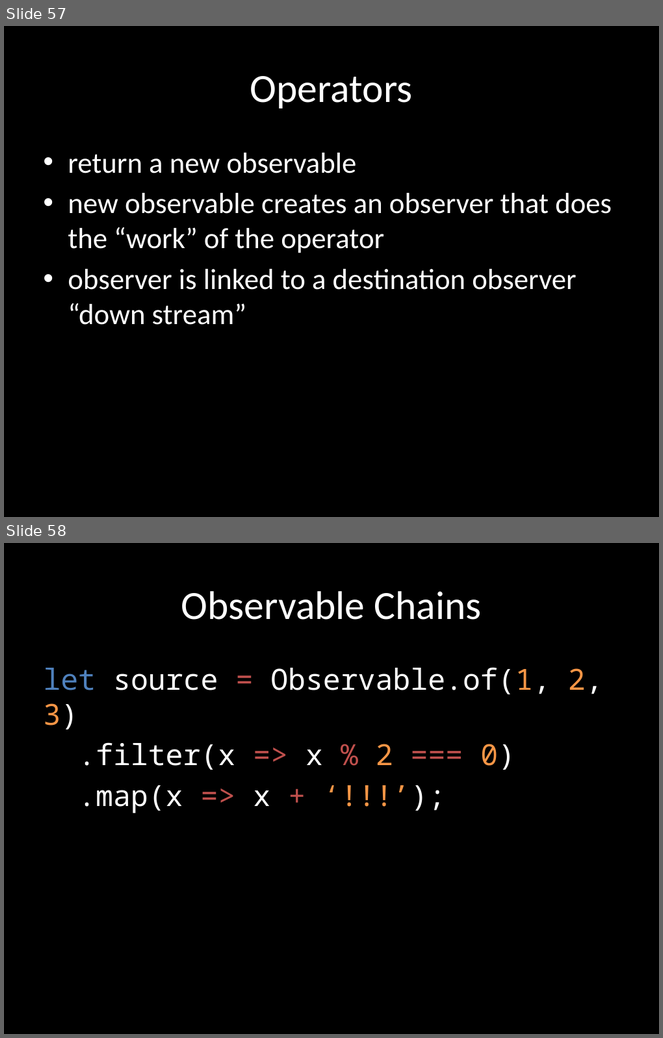
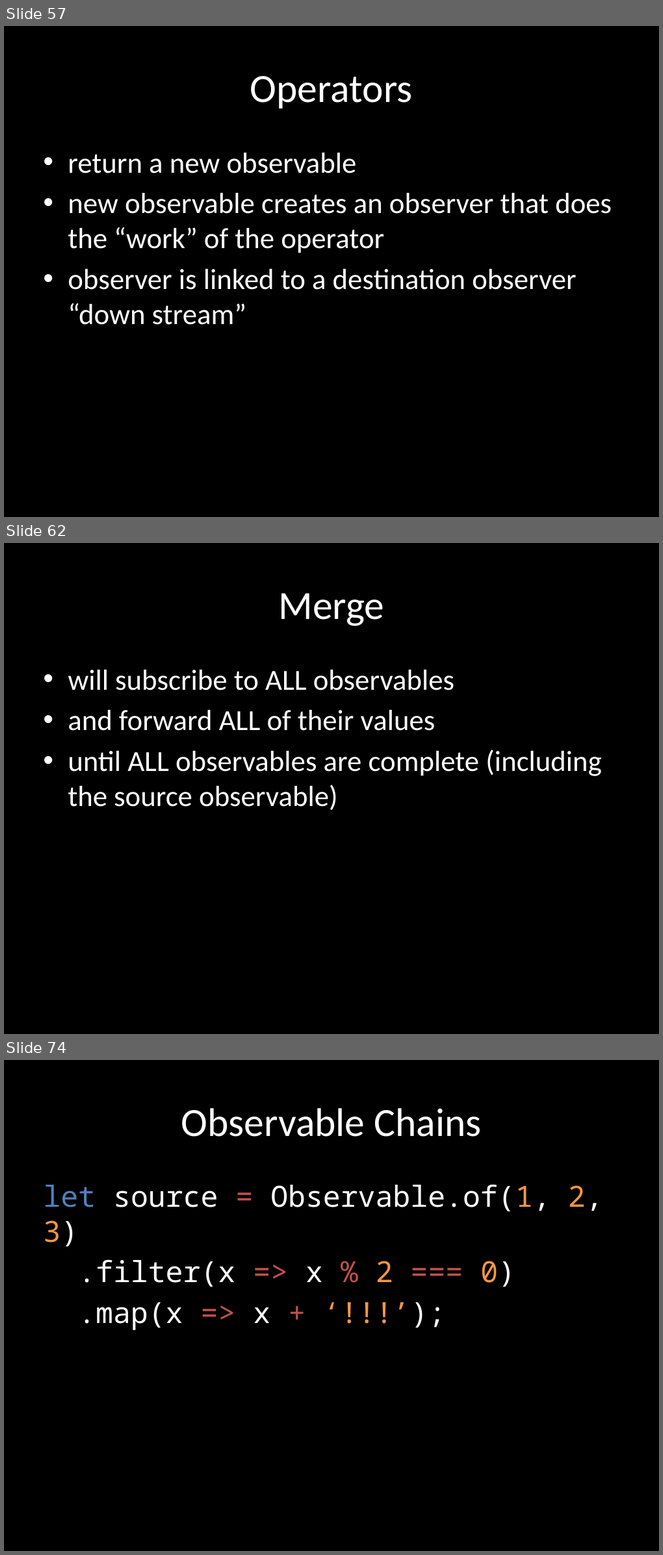
Before and after one commit to benlesh/rxjs-workshop-angular, a slide deck: rxjs-workshop.pptx. Shown one above the other, each under a label of ours: slides 57 and 58 before the commit, slides 57, 62 and 74 after it; the slides between them are not shown. The pictures are 663x1038 and 663x1555 pixels, drawn with LibreOffice and Linux fonts; fonts in the diff are those of the drawing. Boxes give left, top, right and bottom in pixels: in the first picture for what was removed or moved away, otherwise in the second. Text is boxed around its words. In the diff, an @@ line names an element or a change of style, - is before the commit and + after.

Commit message:
add switch concat and mtch, concat and merge stuffs

```diff
--- a/rxjs-workshop.pptx
+++ b/rxjs-workshop.pptx
@@ slide 62 added at (4, 543, 659, 1034), background #000000 @@
@@ title added at (278, 593, 384, 626), 44 pt, text #FFFFFF @@
+Merge
@@ text added at (68, 670, 601, 810), 32 pt, text #FFFFFF @@
+• will subscribe to ALL observables
+• and forward ALL of their values
+• until ALL observables are complete (including the source observable)
@@ what was slide 58 is now slide 74 @@
```
Also in this commit, not shown: 15 other slides added, 13 other files.
